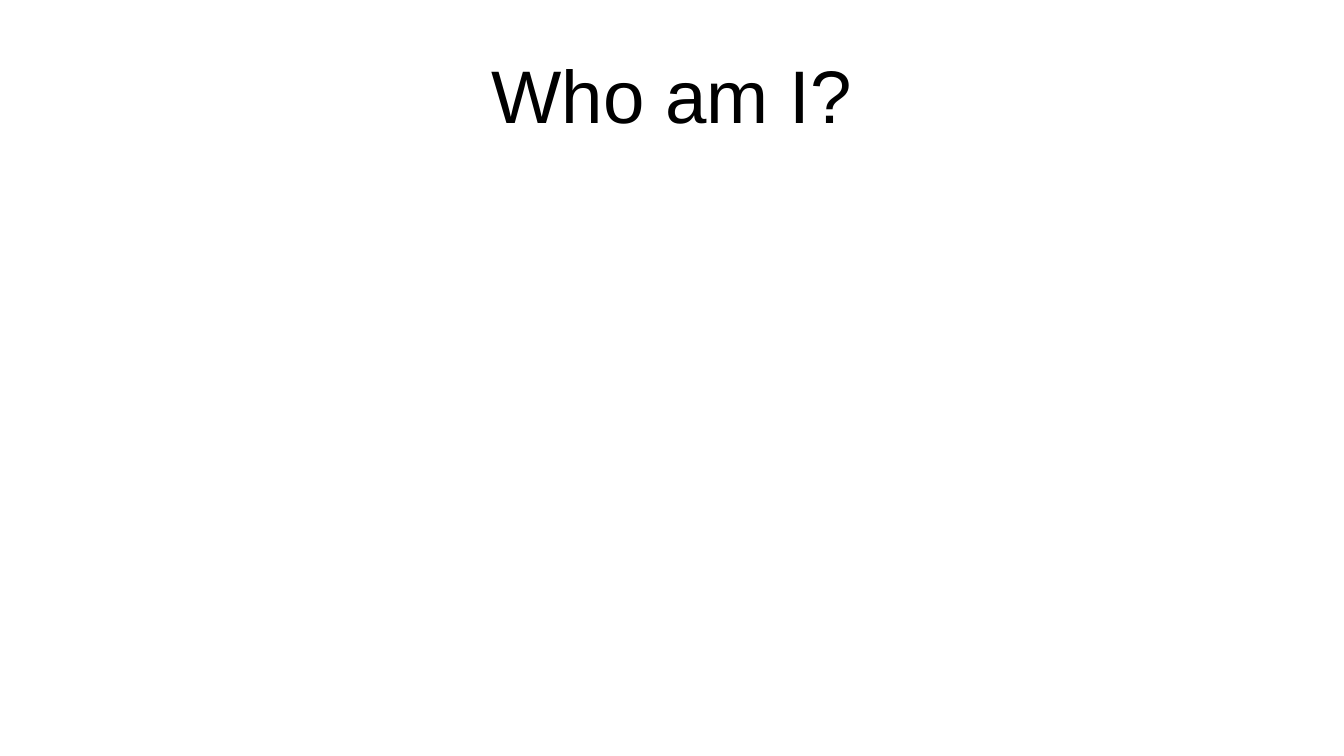
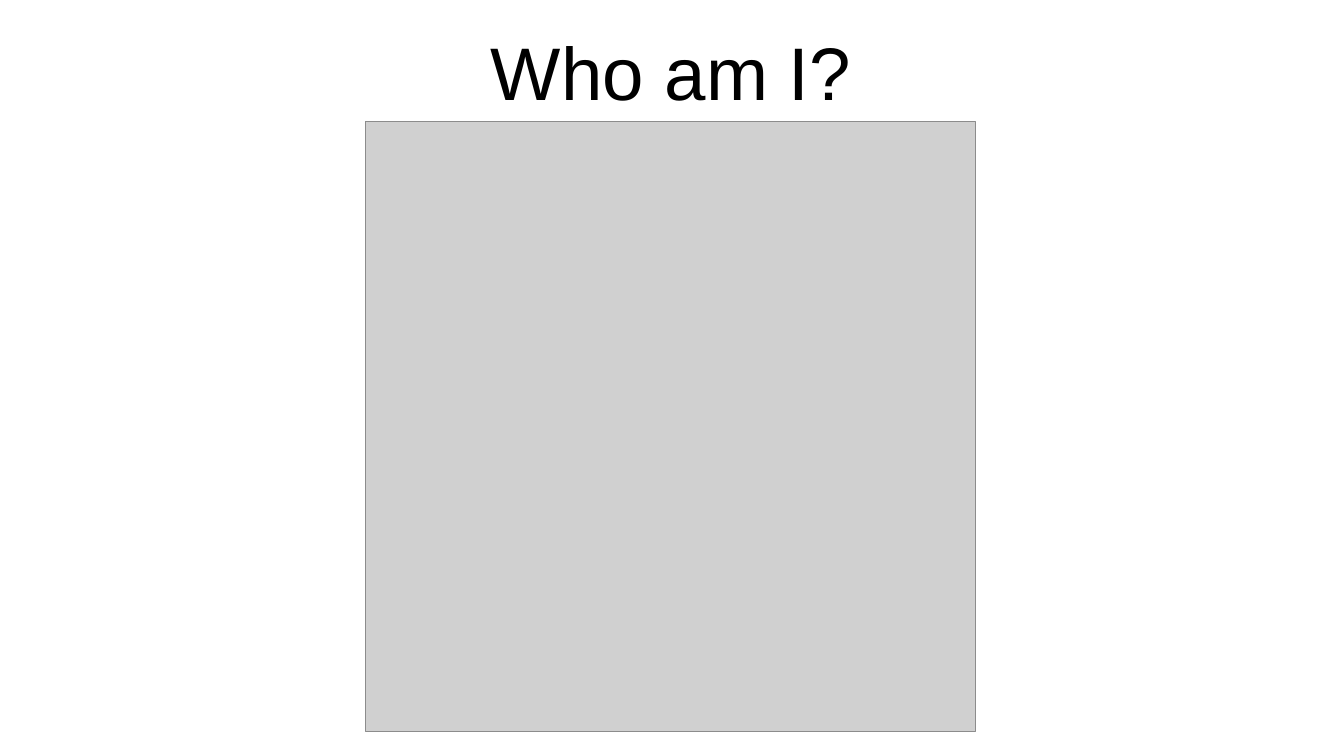
Before and after one commit to grab-a-byte/CalculatorCompiler, a slide deck: slide 2 of slides/Compiler Slides.odp. Drawn at 1344x756 pixels with LibreOffice and Linux fonts; fonts in the diff are those of the drawing; grey boxes stand for pictures. Boxes give left, top, right and bottom in pixels: in the first picture for what was removed or moved away, otherwise in the second. Text is boxed around its words. In the diff, an @@ line names an element or a change of style, - is before the commit and + after.

```diff
--- a/slides/Compiler Slides.odp
+++ b/slides/Compiler Slides.odp
@@ title "Who am I?": place and size @@
-title "Who am I?" at box(492, 69, 851, 124)
+title "Who am I?" at box(491, 46, 851, 101)
@@ picture added at box(366, 122, 976, 732) @@
```
Also in this commit, not shown: 1 other slide changed, 12 slides added, 2 slides removed, 2 other files.
